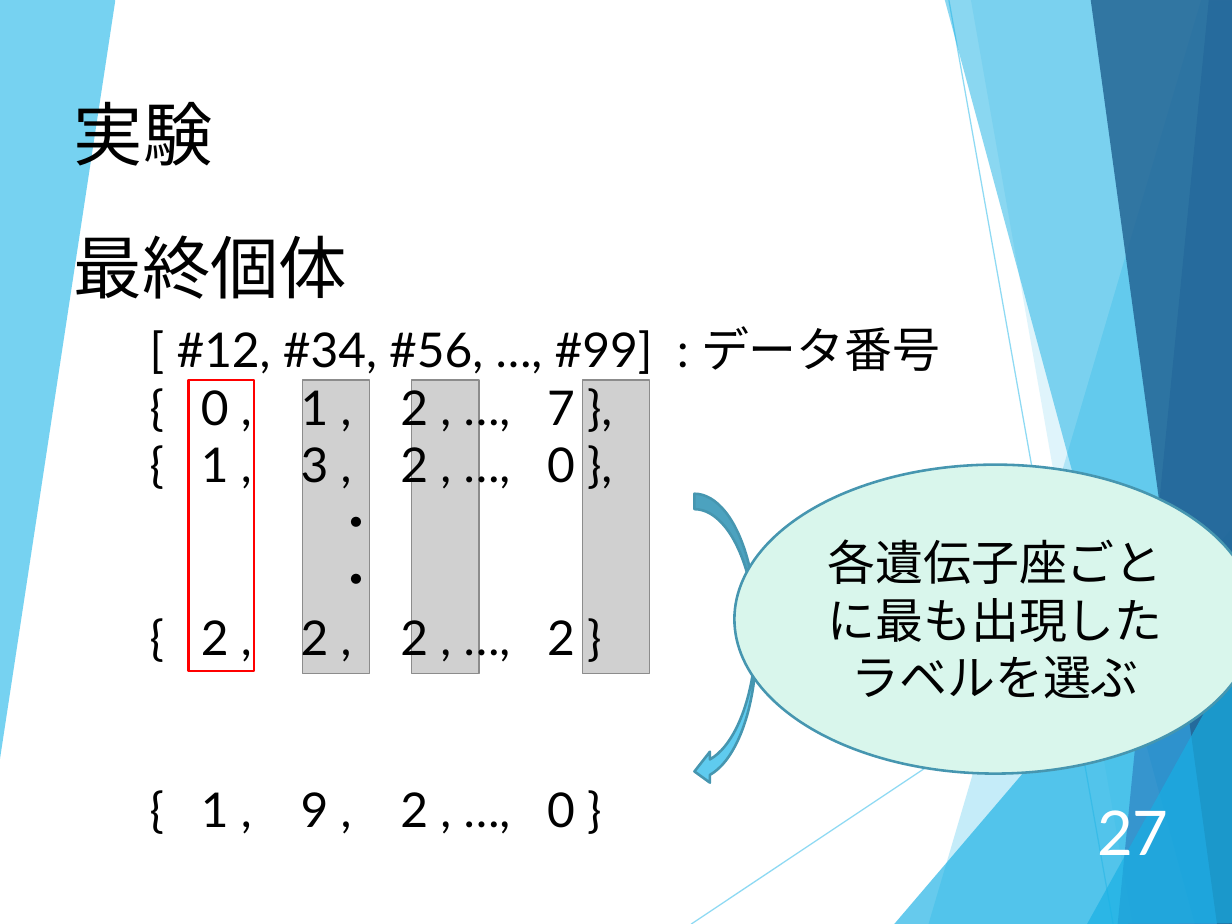
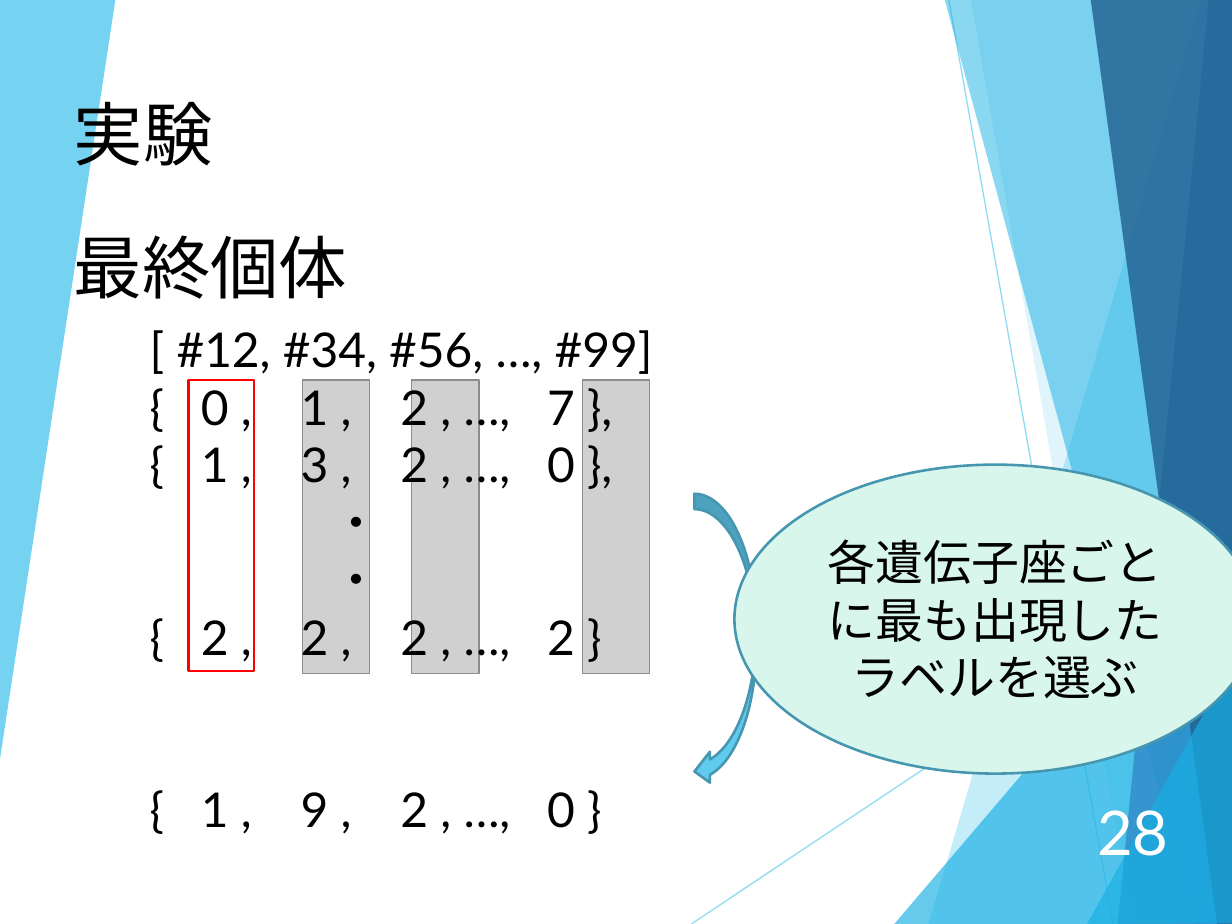
Before and after one commit to 1g-hub/hosokawa, a slide deck: slide 28 of prsn/2020_2nd/2020_2nd_hosokawa.pptx (slide 27 before the commit). Drawn at 1232x924 pixels with LibreOffice and Linux fonts; fonts in the diff are those of the drawing; grey boxes stand for pictures. Boxes give left, top, right and bottom in pixels: in the first picture for what was removed or moved away, otherwise in the second. Text is boxed around its words. In the diff, an @@ line names an element or a change of style, - is before the commit and + after.

```diff
--- a/prsn/2020_2nd/2020_2nd_hosokawa.pptx
+++ b/prsn/2020_2nd/2020_2nd_hosokawa.pptx
@@ text at (177, 330, 653, 374): text changed @@
-[ #12, #34, #56, …, #99] : データ番号
+[ #12, #34, #56, …, #99]
@@ page number at (1097, 802, 1168, 867): text changed @@
-27
+28
```
Also in this commit, not shown: 2 other slides changed, 2 slides added.
